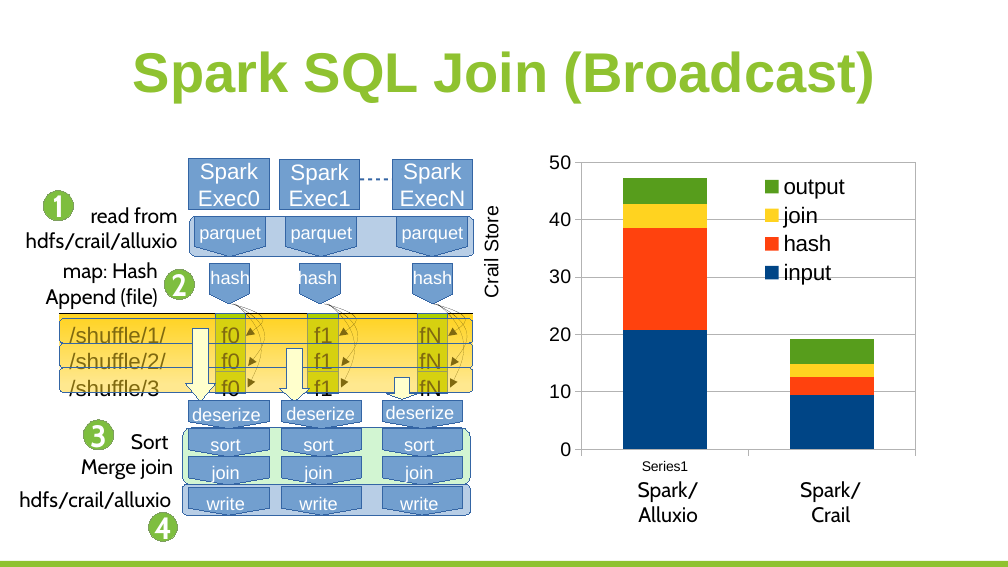
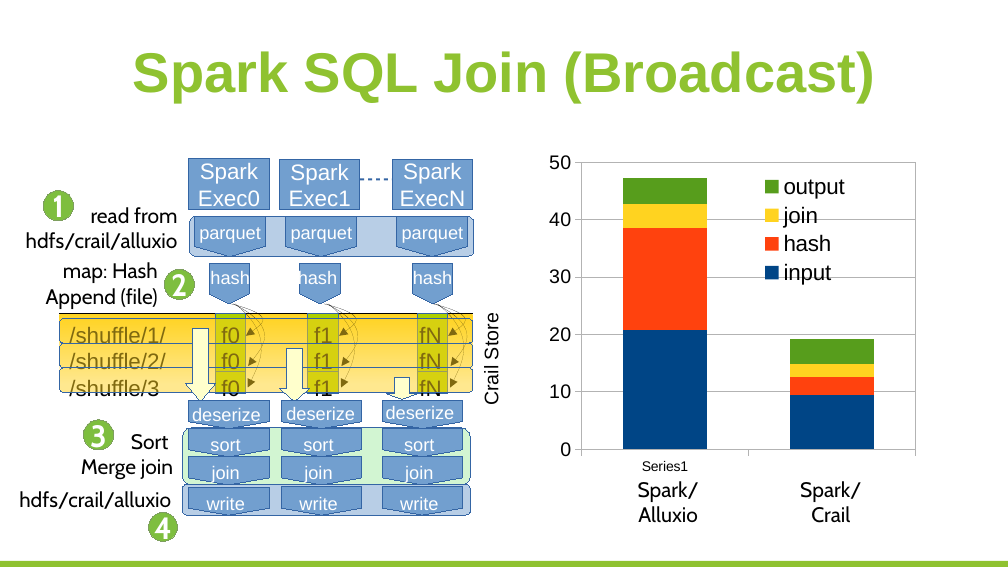
Before and after one commit to huangyibo/spark-summit-17, a slide deck: slide 26 of template.odp. Drawn at 1008x567 pixels with LibreOffice and Linux fonts; fonts in the diff are those of the drawing; background and template pictures are left out. Boxes give left, top, right and bottom in pixels: in the first picture for what was removed or moved away, otherwise in the second. Text is boxed around its words. In the diff, an @@ line names an element or a change of style, - is before the commit and + after.

```diff
--- a/template.odp
+++ b/template.odp
@@ text "Crail Store": place and size @@
-text "Crail Store" at bbox=[481, 210, 503, 297]
+text "Crail Store" at bbox=[481, 317, 503, 404]
```
Also in this commit, not shown: 4 other slides changed, 1 other file.
